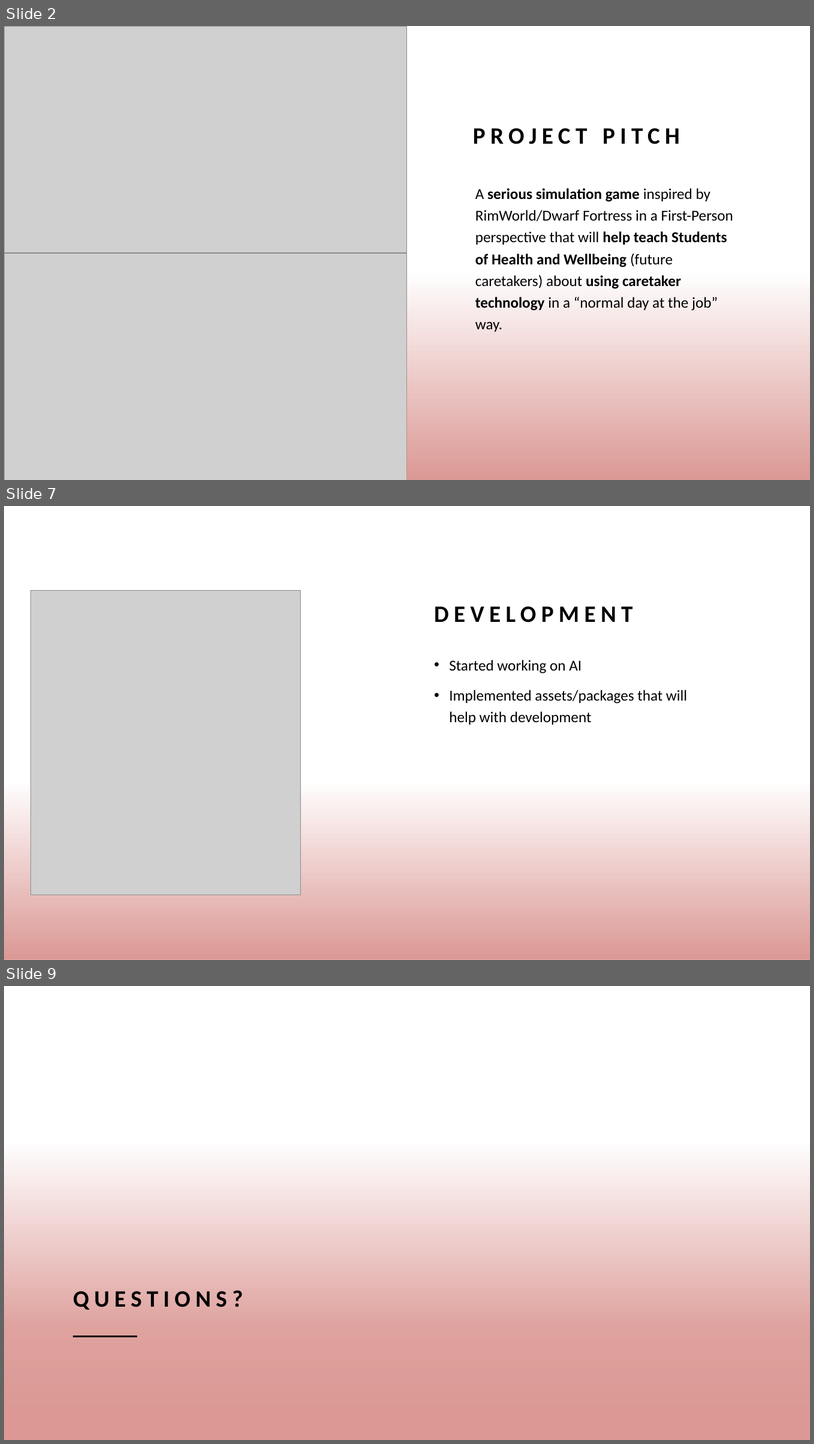
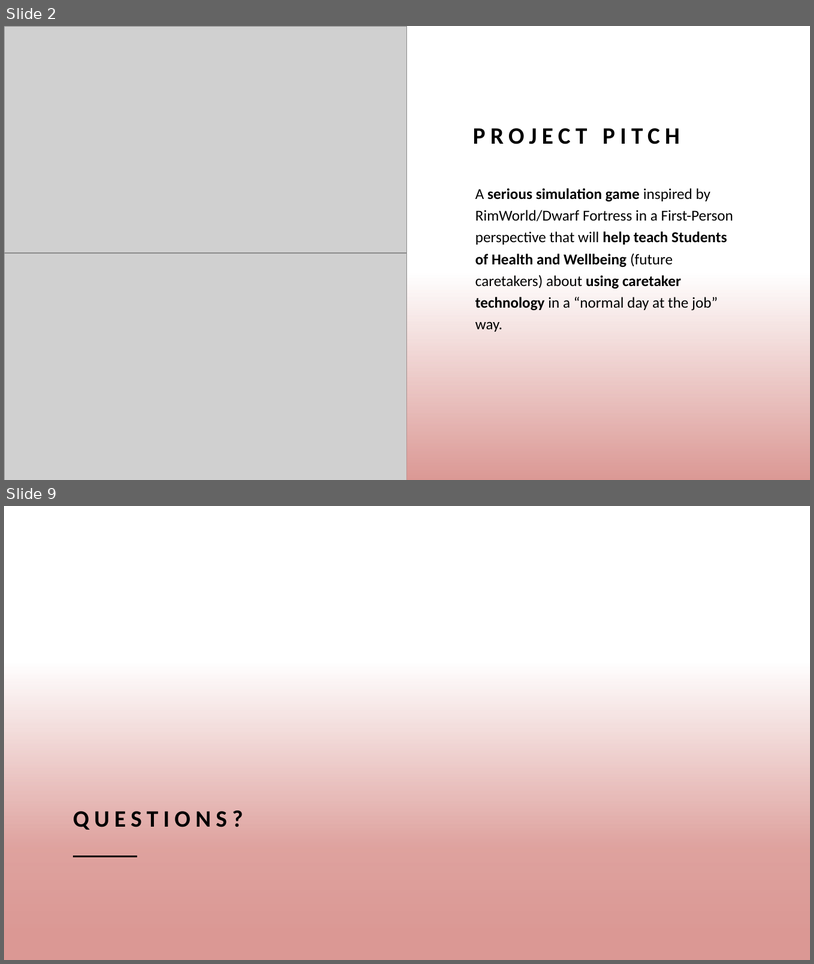
Before and after one commit to Snechar/CaretakerSim, a slide deck: Documents/Pitch.pptx. Shown one above the other, each under a label of ours: slides 2, 7 and 9 before the commit, slides 2 and 9 after it; the slides between them are not shown. The pictures are 814x1444 and 814x964 pixels, drawn with LibreOffice and Linux fonts; fonts in the diff are those of the drawing; grey boxes stand for pictures; background and template pictures are left out. Boxes give left, top, right and bottom in pixels: in the first picture for what was removed or moved away, otherwise in the second. Text is boxed around its words. In the diff, an @@ line names an element or a change of style, - is before the commit and + after.

```diff
--- a/Documents/Pitch.pptx
+++ b/Documents/Pitch.pptx
@@ slide 7 removed at (x1=4, y1=506, x2=810, y2=960), background #FFFFFF; not listed: 1 template element that a slide beside it also shows @@
@@ rectangle removed at (x1=4, y1=506, x2=810, y2=960) @@
@@ picture removed at (x1=30, y1=591, x2=300, y2=894) @@
@@ title removed at (x1=434, y1=606, x2=633, y2=622) @@
-DEVELOPMENT
@@ text removed at (x1=449, y1=660, x2=687, y2=724) @@
-• Started working on AI
-• Implemented assets/packages that will help with development
@@ rectangle removed at (x1=4, y1=753, x2=810, y2=960) @@
```
Also in this commit, not shown: 2 slides changed, 5 slides added, 4 other slides removed.
